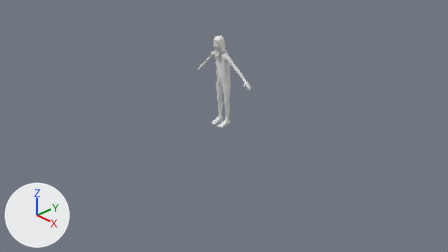
What one commit did to the Blender file assets/models/human_elder_male/human_elder_male.blend.
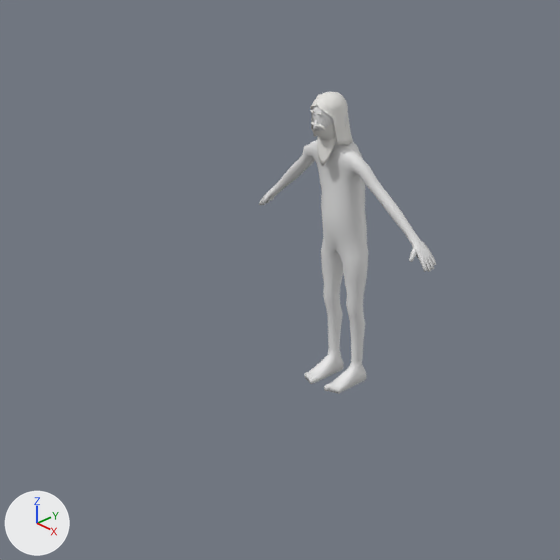
Each version appears first from the file's camera 'Camera', and next in a close-up on the part from 26% to 65% of the width and 3% to 71% of the height. The axes (+X, +Y, +Z) are drawn at lower left. The lights are the same throughout. The first two pictures are the older version.

The first close-up shows 'Body', 'Hair_long_white_beard'.
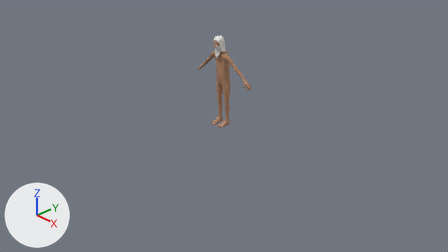
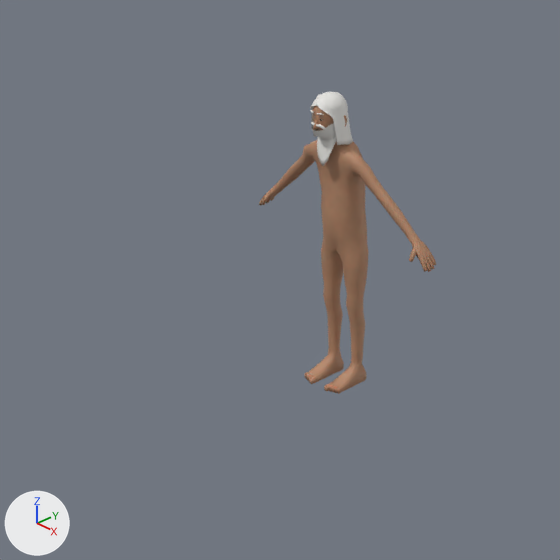
Pixel boxes [x1, y1, x2, y2] of what changed, in the close-ups (560 x 560 px):
'Body', recoloured (white to brown): [259, 105, 436, 394] in both

The change, as a list of edits to the scene's bpy script:
```text
Add img_human_elder_male_color_png:
    img_human_elder_male_color_png = load_image('human_elder_male_Color.png', 'human_elder_male_Color.png', 1024, 1024, 'sRGB')
Add img_human_elder_male_normal_png:
    img_human_elder_male_normal_png = load_image('human_elder_male_Normal.png', 'human_elder_male_Normal.png', 1024, 1024, 'Non-Color')
Add img_human_elder_male_roughness_png:
    img_human_elder_male_roughness_png = load_image('human_elder_male_Roughness.png', 'human_elder_male_Roughness.png', 1024, 1024, 'Non-Color')
Add mat_skin:
    mat_skin = bpy.data.materials.new('Skin')
    # uses the picture img_human_elder_male_color_png
    # uses the picture img_human_elder_male_normal_png
    # uses the picture img_human_elder_male_roughness_png
Change me_body:
    where me_body.from_pydata(...)  # 1139 vertices, 1146 faces; spans x -0.66..0.66, y -0.23..0.1, z 0.0..1.65
    add me_body.materials.append(mat_skin)
```
